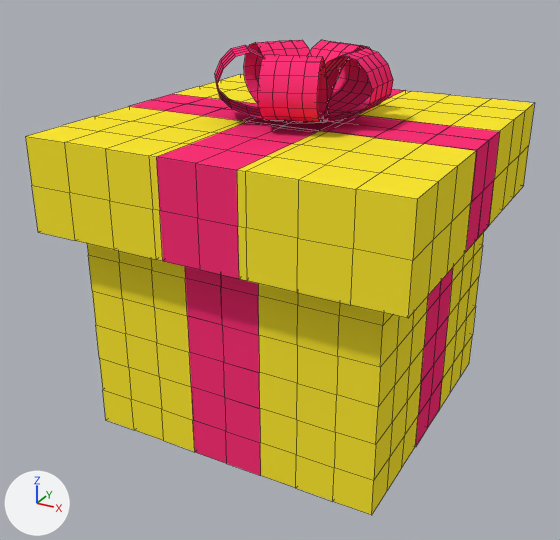
The Blender file res/art/ic_launcher.blend: old version first, new version second.
One viewpoint serves both versions: a camera (50 mm lens) standing at (2.26, -4.41, 3.14) and looking at (-0.07, -0.17, 1.02). Arrows for +X, +Y and +Z are at lower left; the lights stay in place. Mesh edges are drawn as thin lines.

The first picture shows 'Bow', 'Box', 'Ribbon.001', 'Ribbon.002'.
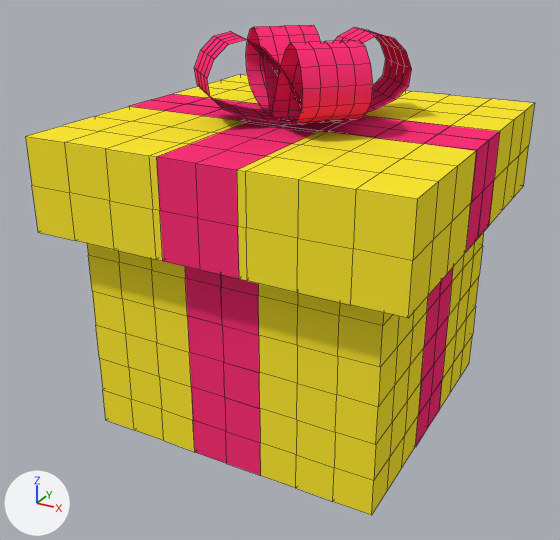
ob_bow_new_center is not drawn itself; it is used by a modifier of ob_bow_loop.

Edits to the bpy script that builds the scene:
```text
Add me_cube_006:
    me_cube_006.from_pydata([(-0.171, 0.007, -0.011), (-0.171, 0.705, 0.103), (0.171, 0.705, 0.103), (0.171, 0.007, -0.011), (-0.171, -0.007, 0.011), (-0.171, 0.34, 0.626), (0.171, 0.34, 0.626), (0.171, -0.007, 0.011)], [], [(5, 6, 2, 1), (7, 4, 0, 3), (0, 1, 2, 3), (7, 6, 5, 4)])
    me_cube_006.polygons.foreach_set('use_smooth', [True] * 4)
    me_cube_006.materials.append(mat_ribbon)  # pink #ff3378
Remove ob_bow:
    ob_bow = bpy.data.objects.new('Bow', me_cube_008)
    ob_bow.location = (0.0, 0.0, 2.034)
    ob_bow.rotation_euler = (0.0, 0.0, -0.311)  # degrees (0, 0, -18)
    _m = ob_bow.modifiers.new('Subsurf', 'SUBSURF')
    _m.levels = 3
    _m.render_levels = 3
Add ob_bow_loop:
    ob_bow_loop = bpy.data.objects.new('Bow loop', me_cube_006)
    ob_bow_loop.location = (0.0, 0.0, 2.034)
    ob_bow_loop.rotation_euler = (0.0, 0.0, -0.786)  # degrees (0, 0, -45)
    ob_bow_loop.scale = (1.2, 1.2, 1.2)
    _m = ob_bow_loop.modifiers.new('Subsurf', 'SUBSURF')
    _m.levels = 3
    _m.render_levels = 3
    _m = ob_bow_loop.modifiers.new('Array', 'ARRAY')
    _m.count = 4
    _m.constant_offset_displace = (0.0, 0.0, 0.0)
    _m.use_relative_offset = False
    _m.use_object_offset = True
    _m.offset_object = ob_bow_new_center
Add ob_bow_new_center:
    ob_bow_new_center = bpy.data.objects.new('Bow new center', None)
    ob_bow_new_center.location = (0.0, 0.0, 2.034)
    ob_bow_new_center.rotation_euler = (0.0, 0.0, -2.356)  # degrees (0, 0, -135)
    ob_bow_new_center.scale = (1.2, 1.2, 1.2)
```

Location of each change, [x1, y1, x2, y2] in pixels of the pictures (560 x 540 px):
'Bow loop', added (pink)
    after: [194, 25, 412, 125]
'Bow', deleted (pink)
    before: [215, 40, 393, 124]
